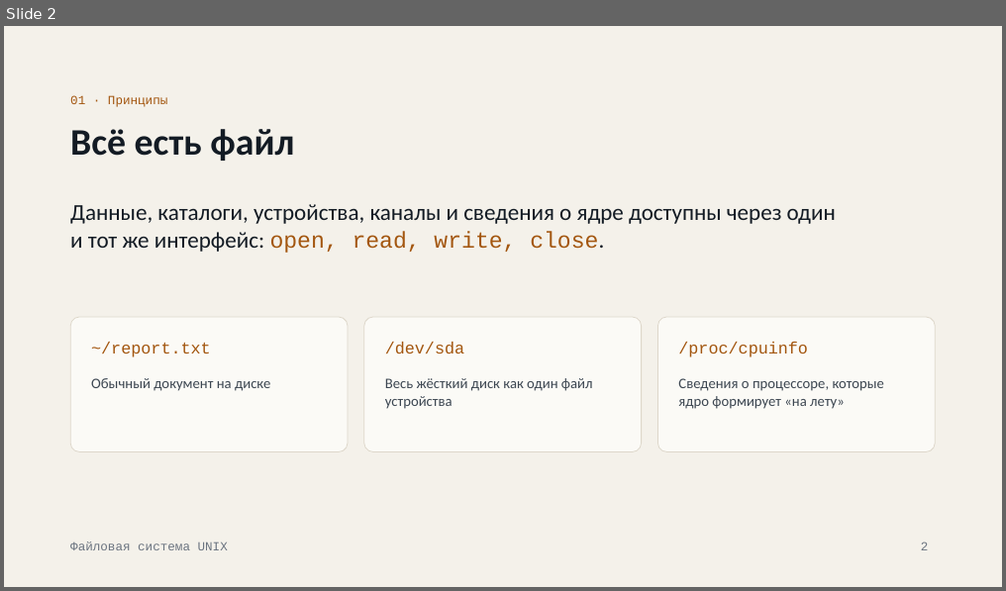
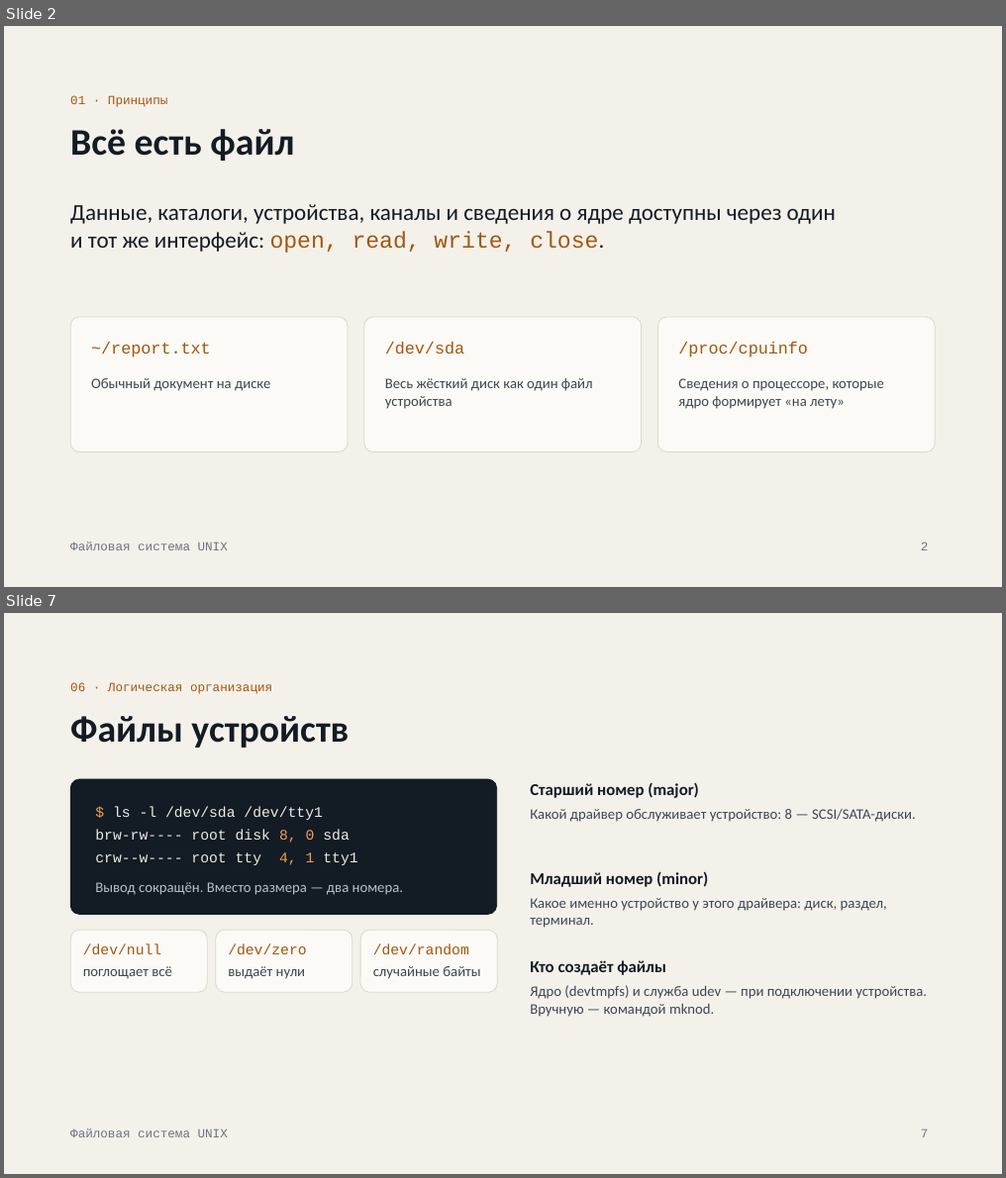
Before and after one commit to bytiki/gazyava, a slide deck: unix-file-system.pptx. Shown one above the other, each under a label of ours: slide 2 before the commit, slides 2 and 7 after it; the slides between them are not shown. The pictures are 1006x591 and 1006x1178 pixels, drawn with LibreOffice and Linux fonts; fonts in the diff are those of the drawing. Boxes give left, top, right and bottom in pixels: in the first picture for what was removed or moved away, otherwise in the second. Text is boxed around its words. In the diff, an @@ line names an element or a change of style, - is before the commit and + after.

```diff
--- a/unix-file-system.pptx
+++ b/unix-file-system.pptx
@@ slide 7 added at box(4, 613, 1002, 1174), background #F4F1EA; not listed: 1 template element that a slide beside it also shows @@
@@ text added at box(70, 682, 272, 694), 12 pt, text #A3560F @@
+06 · Логическая организация
@@ title added at box(70, 716, 349, 748), 36 pt, text #131B24, bold @@
+Файлы устройств
@@ rounded rectangle added at box(70, 779, 497, 915), fill #131B24, outline #131B24 0.75 pt @@
@@ text added at box(530, 782, 699, 798), 16 pt, text #131B24, bold @@
+Старший номер (major)
@@ text added at box(95, 806, 357, 865), 14 pt, text #EEEAE0 @@
+$ ls -l /dev/sda /dev/tty1
+brw-rw---- root disk 8, 0 sda
+crw--w---- root tty 4, 1 tty1
@@ text added at box(530, 809, 916, 822), 14 pt, text #3D4752 @@
+Какой драйвер обслуживает устройство: 8 — SCSI/SATA-диски.
@@ text added at box(530, 871, 708, 887), 16 pt, text #131B24, bold @@
+Младший номер (minor)
@@ text added at box(95, 882, 403, 895), 14 pt, text #B5C0CA @@
+Вывод сокращён. Вместо размера — два номера.
@@ text added at box(530, 898, 887, 928), 14 pt, text #3D4752 @@
+Какое именно устройство у этого драйвера: диск, раздел, терминал.
@@ rounded rectangle added at box(70, 931, 208, 992), fill #FBFAF6, outline #DDD7CA 0.75 pt @@
@@ rounded rectangle added at box(216, 931, 352, 992), fill #FBFAF6, outline #DDD7CA 0.75 pt @@
@@ rounded rectangle added at box(360, 931, 497, 992), fill #FBFAF6, outline #DDD7CA 0.75 pt @@
@@ text added at box(83, 944, 161, 955), 14 pt, text #A3560F @@
+/dev/null
@@ text added at box(83, 966, 172, 979), 14 pt, text #3D4752 @@
+поглощает всё
@@ text added at box(228, 944, 306, 955), 14 pt, text #A3560F @@
+/dev/zero
@@ text added at box(228, 966, 306, 979), 14 pt, text #3D4752 @@
+выдаёт нули
@@ text added at box(373, 944, 469, 955), 14 pt, text #A3560F @@
+/dev/random
@@ text added at box(373, 966, 480, 979), 14 pt, text #3D4752 @@
+случайные байты
@@ text added at box(530, 960, 666, 975), 16 pt, text #131B24, bold @@
+Кто создаёт файлы
@@ text added at box(530, 985, 927, 1017), 14 pt, text #3D4752 @@
+Ядро (devtmpfs) и служба udev — при подключении устройства. Вручную — командой mknod.
@@ page number added at box(921, 1129, 929, 1138), 12 pt, text #6B7480 @@
+7
```
Also in this commit, not shown: 15 slides changed, 9 other slides added.
